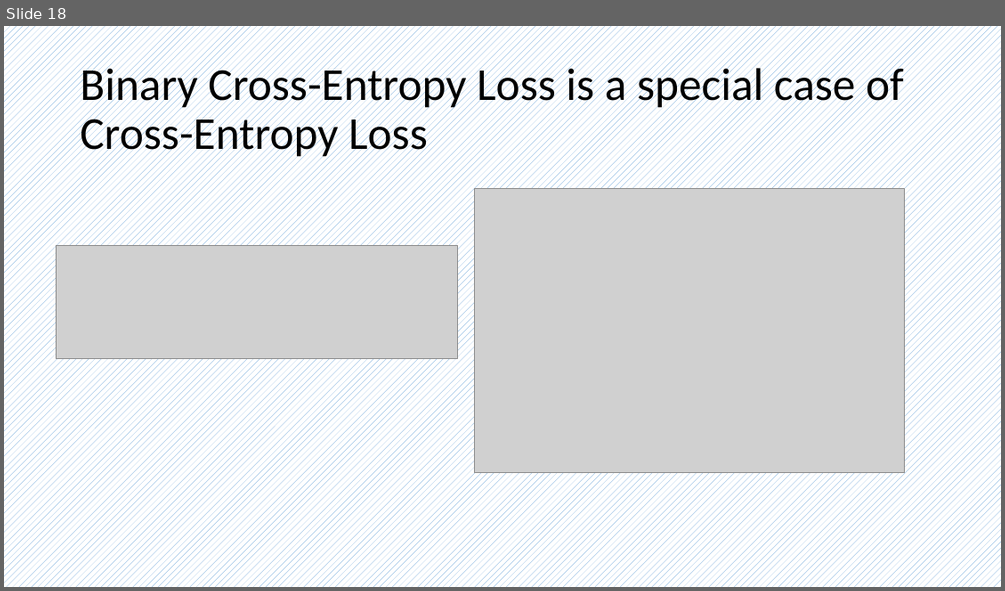
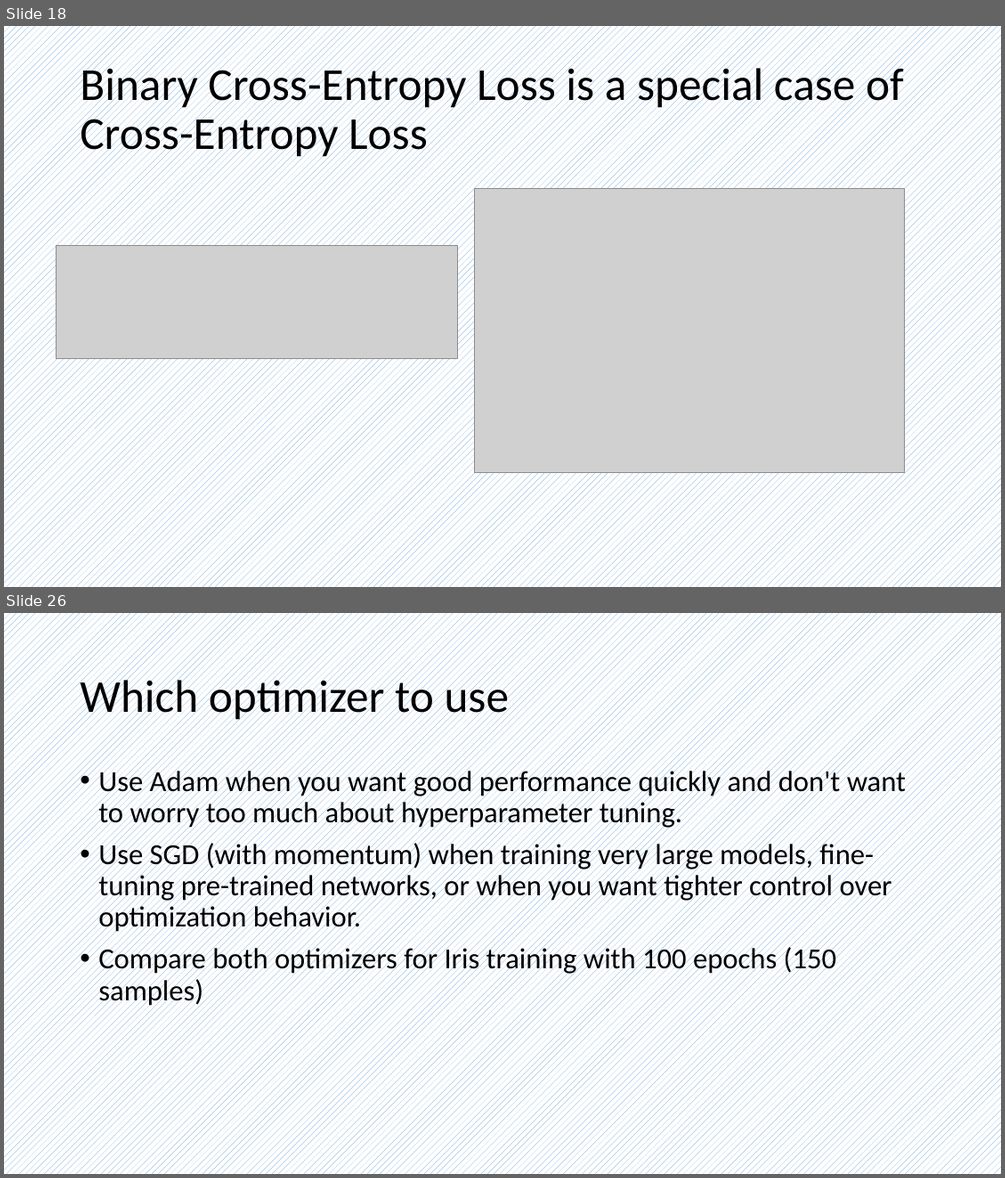
Before and after one commit to frankwxu/AI4DigitalForensics, a slide deck: lectures/08_multiclass_classification_n_to_n_2hidden/0_ML_concepts_multiclass.pptx. Shown one above the other, each under a label of ours: slide 18 before the commit, slides 18 and 26 after it; the slides between them are not shown. The pictures are 1005x591 and 1005x1178 pixels, drawn with LibreOffice and Linux fonts; fonts in the diff are those of the drawing; grey boxes stand for pictures; background and template pictures are left out. Boxes give left, top, right and bottom in pixels: in the first picture for what was removed or moved away, otherwise in the second. Text is boxed around its words. In the diff, an @@ line names an element or a change of style, - is before the commit and + after.

```diff
--- a/lectures/08_multiclass_classification_n_to_n_2hidden/0_ML_concepts_multiclass.pptx
+++ b/lectures/08_multiclass_classification_n_to_n_2hidden/0_ML_concepts_multiclass.pptx
@@ slide 26 added at [4,613,1001,1174], background pattern #5B9BD5 on #FFFFFF @@
@@ title added at [80,674,510,722], 44 pt, text #000000 @@
+Which optimizer to use
@@ text added at [98,767,906,1007], 28 pt, text #000000 @@
+• Use Adam when you want good performance quickly and don't want to worry too much about hyperparameter tuning.
+• Use SGD (with momentum) when training very large models, fine-tuning pre-trained networks, or when you want tighter control over optimization behavior.
+• Compare both optimizers for Iris training with 100 epochs (150 samples)
```
Also in this commit, not shown: 2 slides changed, 8 other slides added, 29 other files.
